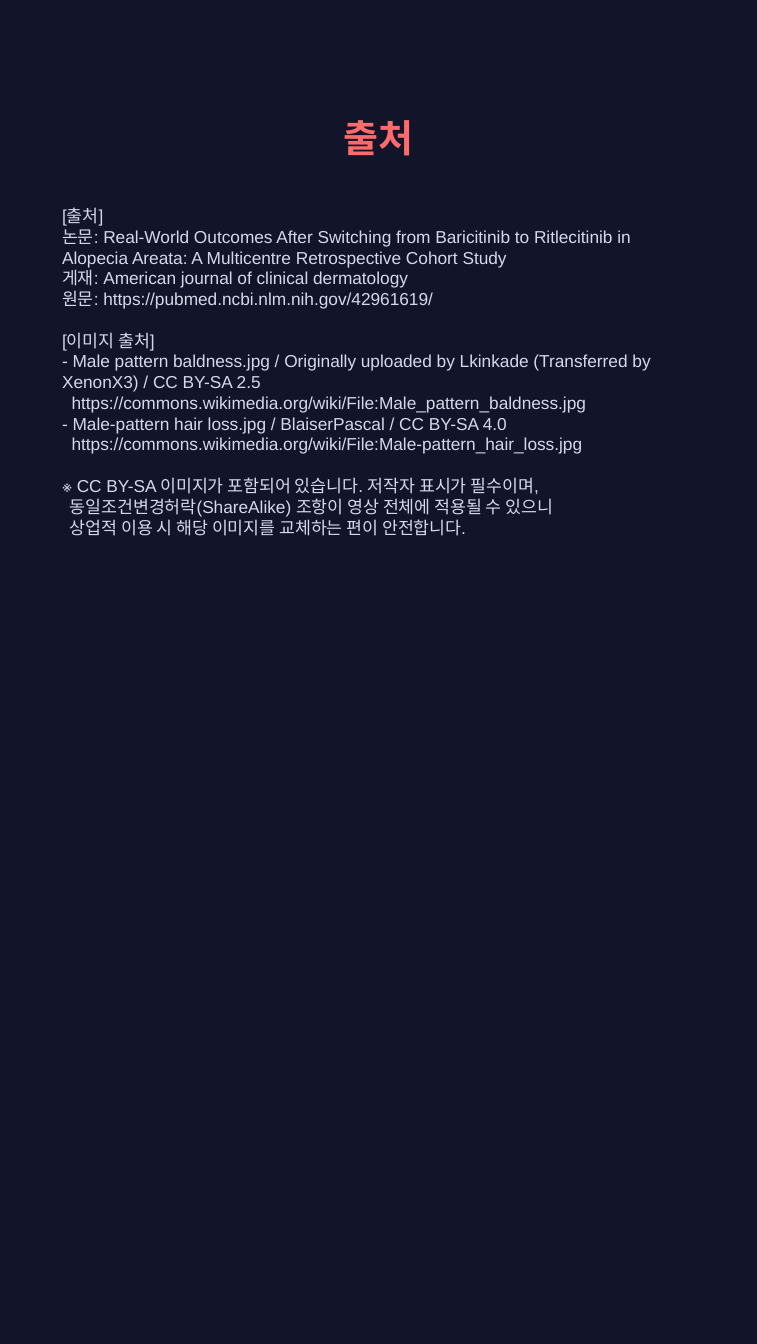
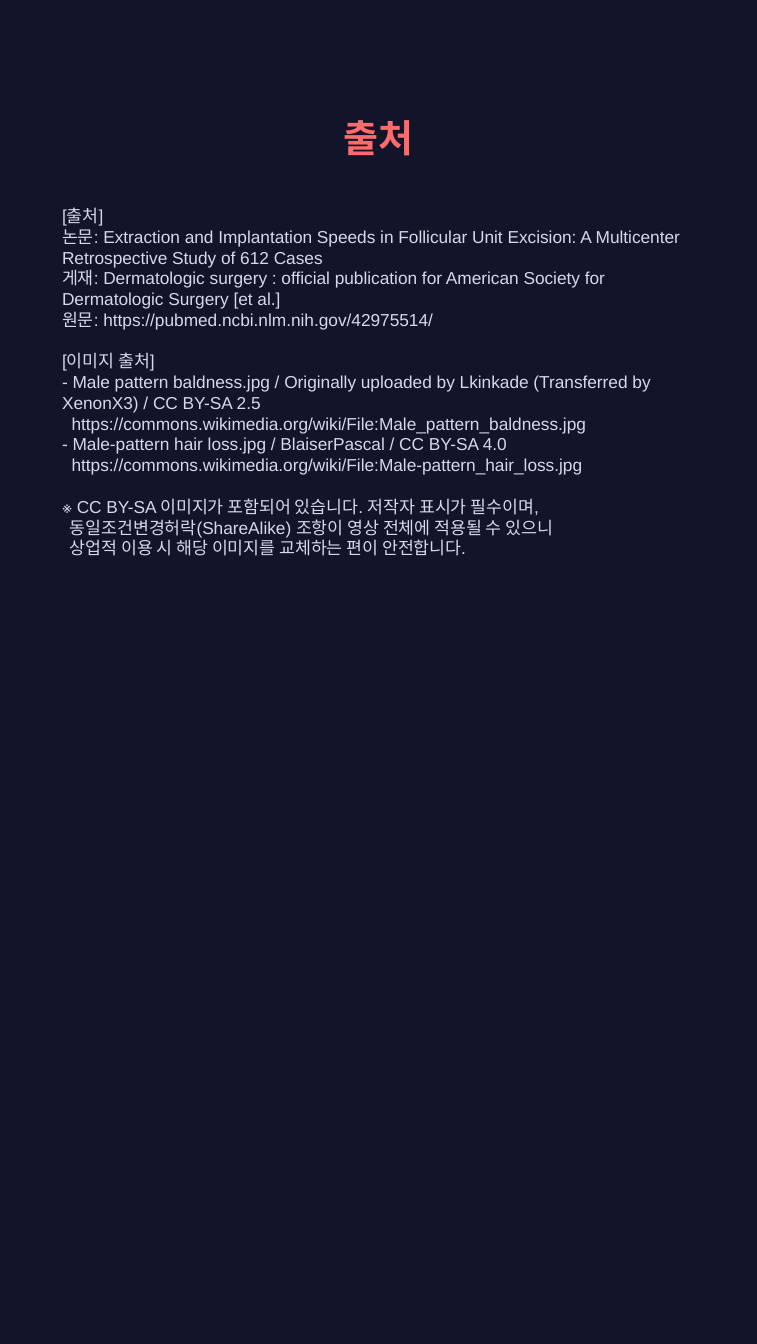
Before and after one commit to hyokang2010-BJ-ANTH/product-builder-test, a slide deck: slide 10 of pwa/data/latest/slides.pptx. Drawn at 757x1344 pixels with LibreOffice and Linux fonts; fonts in the diff are those of the drawing. Boxes give left, top, right and bottom in pixels: in the first picture for what was removed or moved away, otherwise in the second. Text is boxed around its words. In the diff, an @@ line names an element or a change of style, - is before the commit and + after.

```diff
--- a/pwa/data/latest/slides.pptx
+++ b/pwa/data/latest/slides.pptx
@@ text at [62,208,680,556]: text changed @@
-[출처]
-논문: Real-World Outcomes After Switching from Baricitinib to Ritlecitinib in Alopecia Areata: A Multicentre Retrospective Cohort Study
-게재: American journal of clinical dermatology
-원문: https://pubmed.ncbi.nlm.nih.gov/42961619/
-[이미지 출처]
-- Male pattern baldness.jpg / Originally uploaded by Lkinkade (Transferred by XenonX3) / CC BY-SA 2.5
-https://commons.wikimedia.org/wiki/File:Male_pattern_baldness.jpg
-- Male-pattern hair loss.jpg / BlaiserPascal / CC BY-SA 4.0
-https://commons.wikimedia.org/wiki/File:Male-pattern_hair_loss.jpg
-※ CC BY-SA 이미지가 포함되어 있습니다. 저작자 표시가 필수이며,
-동일조건변경허락(ShareAlike) 조항이 영상 전체에 적용될 수 있으니
-상업적 이용 시 해당 이미지를 교체하는 편이 안전합니다.
+[출처]
+논문: Extraction and Implantation Speeds in Follicular Unit Excision: A Multicenter Retrospective Study of 612 Cases
+게재: Dermatologic surgery : official publication for American Society for Dermatologic Surgery [et al.]
+원문: https://pubmed.ncbi.nlm.nih.gov/42975514/
+[이미지 출처]
+- Male pattern baldness.jpg / Originally uploaded by Lkinkade (Transferred by XenonX3) / CC BY-SA 2.5
+https://commons.wikimedia.org/wiki/File:Male_pattern_baldness.jpg
+- Male-pattern hair loss.jpg / BlaiserPascal / CC BY-SA 4.0
+https://commons.wikimedia.org/wiki/File:Male-pattern_hair_loss.jpg
+※ CC BY-SA 이미지가 포함되어 있습니다. 저작자 표시가 필수이며,
+동일조건변경허락(ShareAlike) 조항이 영상 전체에 적용될 수 있으니
+상업적 이용 시 해당 이미지를 교체하는 편이 안전합니다.
```
Also in this commit, not shown: 5 other slides changed, 2 slides added, 2 slides removed, 26 other files.
